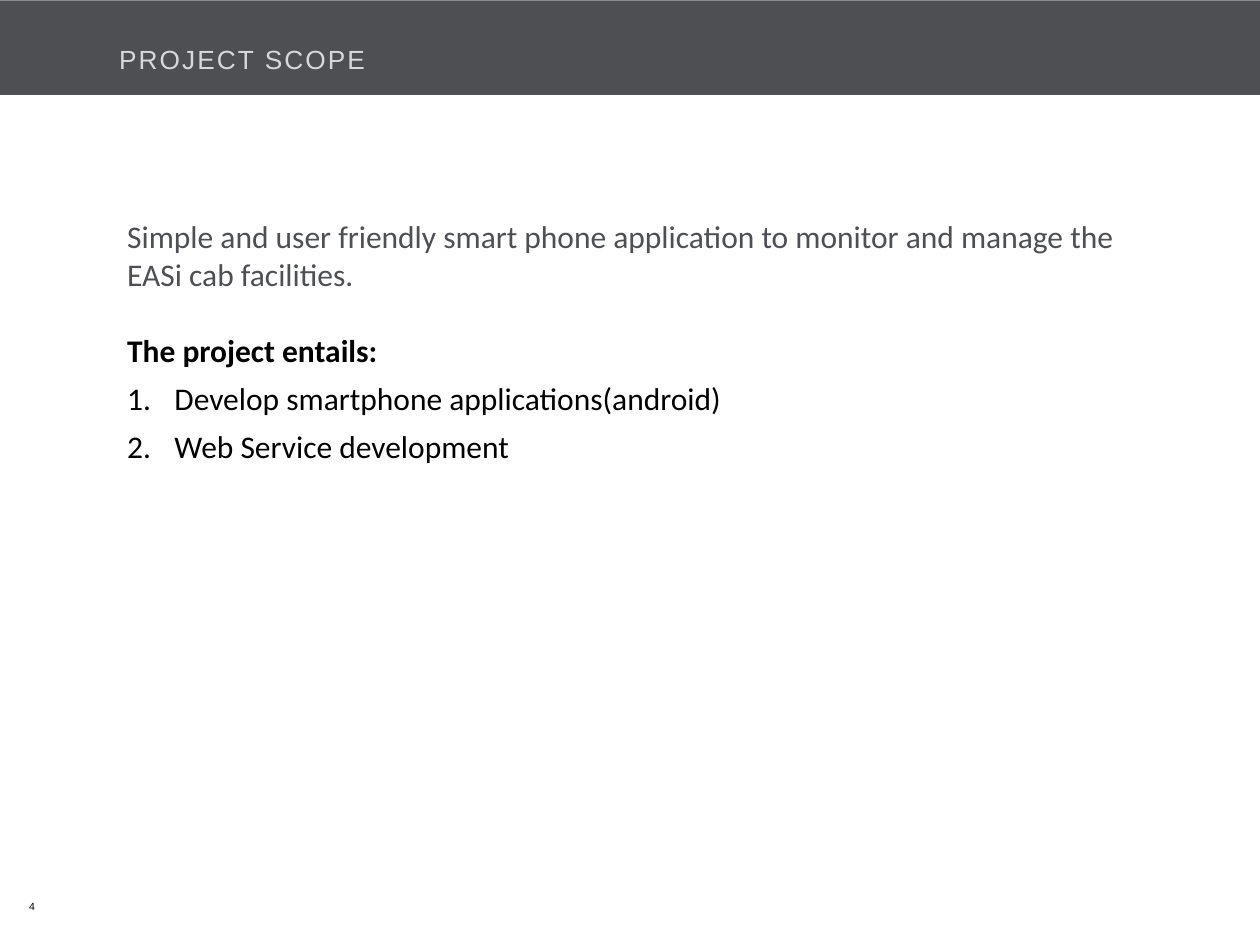
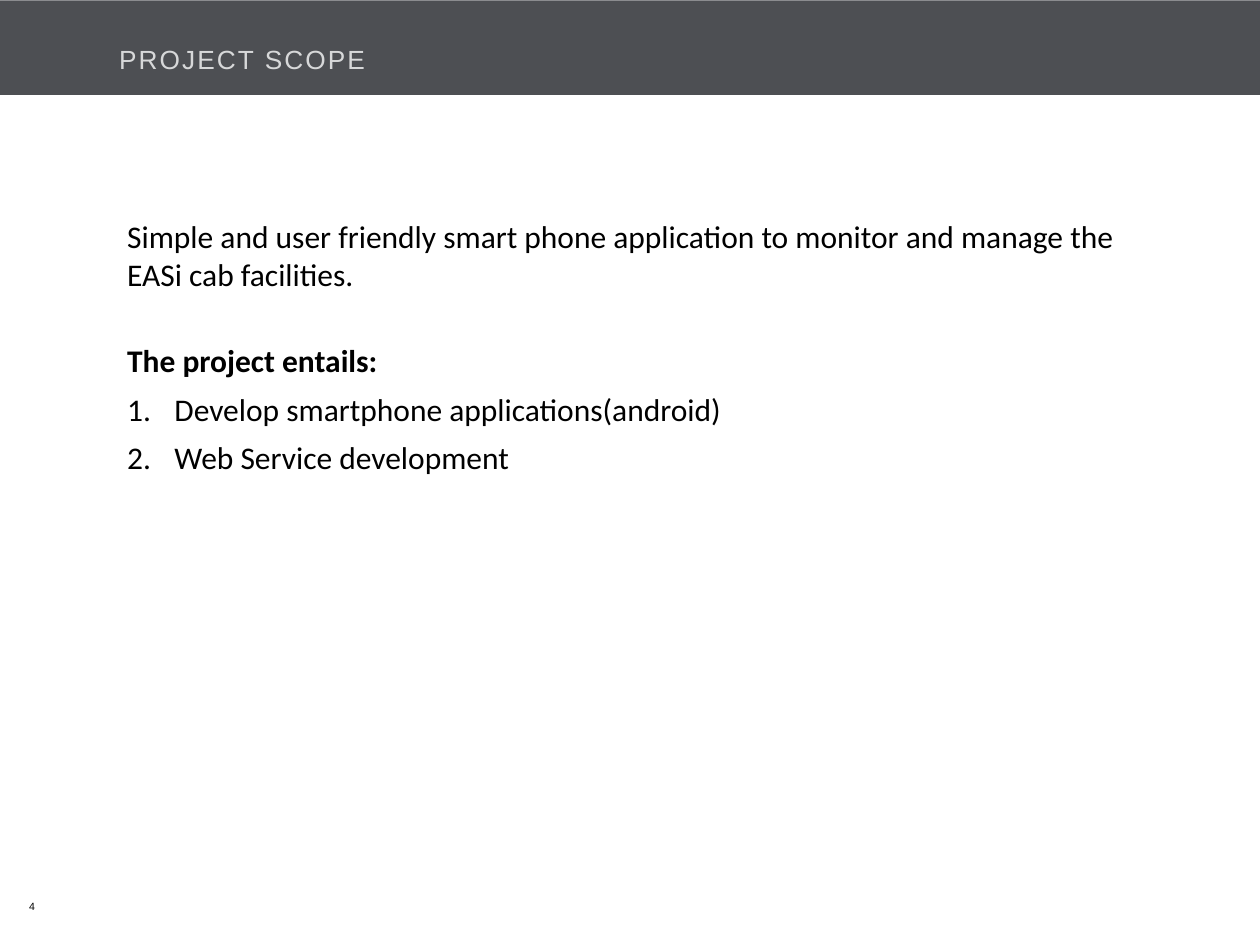
Before and after one commit to Bajarangi/demo, a slide deck: slide 4 of trunk/EasiCab/Documents/EASiCab_POC_kick off.pptx. Drawn at 1260x945 pixels with LibreOffice and Linux fonts; fonts in the diff are those of the drawing; background and template pictures are left out. Boxes give left, top, right and bottom in pixels: in the first picture for what was removed or moved away, otherwise in the second. Text is boxed around its words. In the diff, an @@ line names an element or a change of style, - is before the commit and + after.

```diff
--- a/trunk/EasiCab/Documents/EASiCab_POC_kick off.pptx
+++ b/trunk/EasiCab/Documents/EASiCab_POC_kick off.pptx
@@ text at (127, 226, 1113, 287): text colour #4D4F53 to #000000 in "Simple and user friendly smart phone application ..."; more space between paragraphs @@
```
Also in this commit, not shown: 4 other slides changed.
